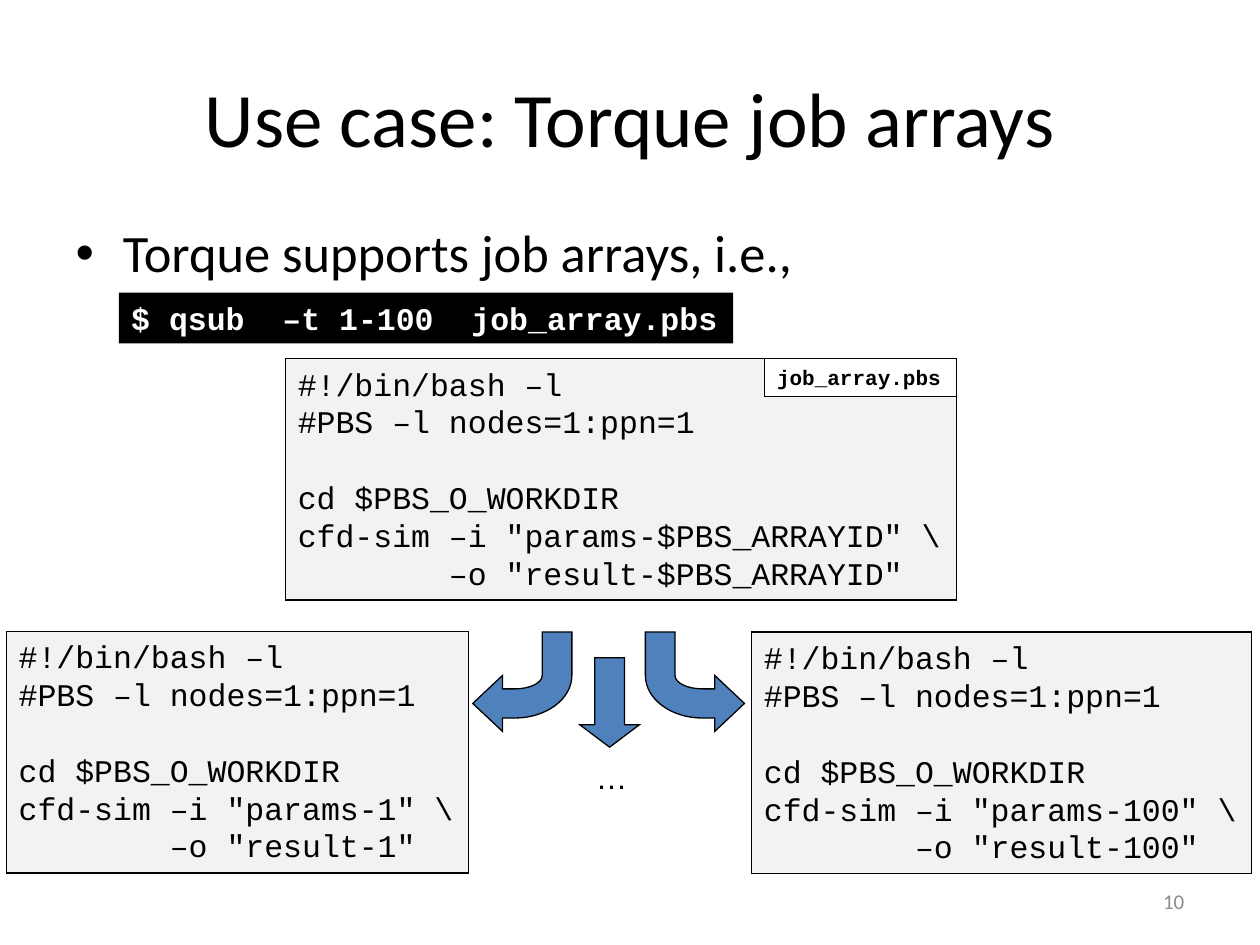
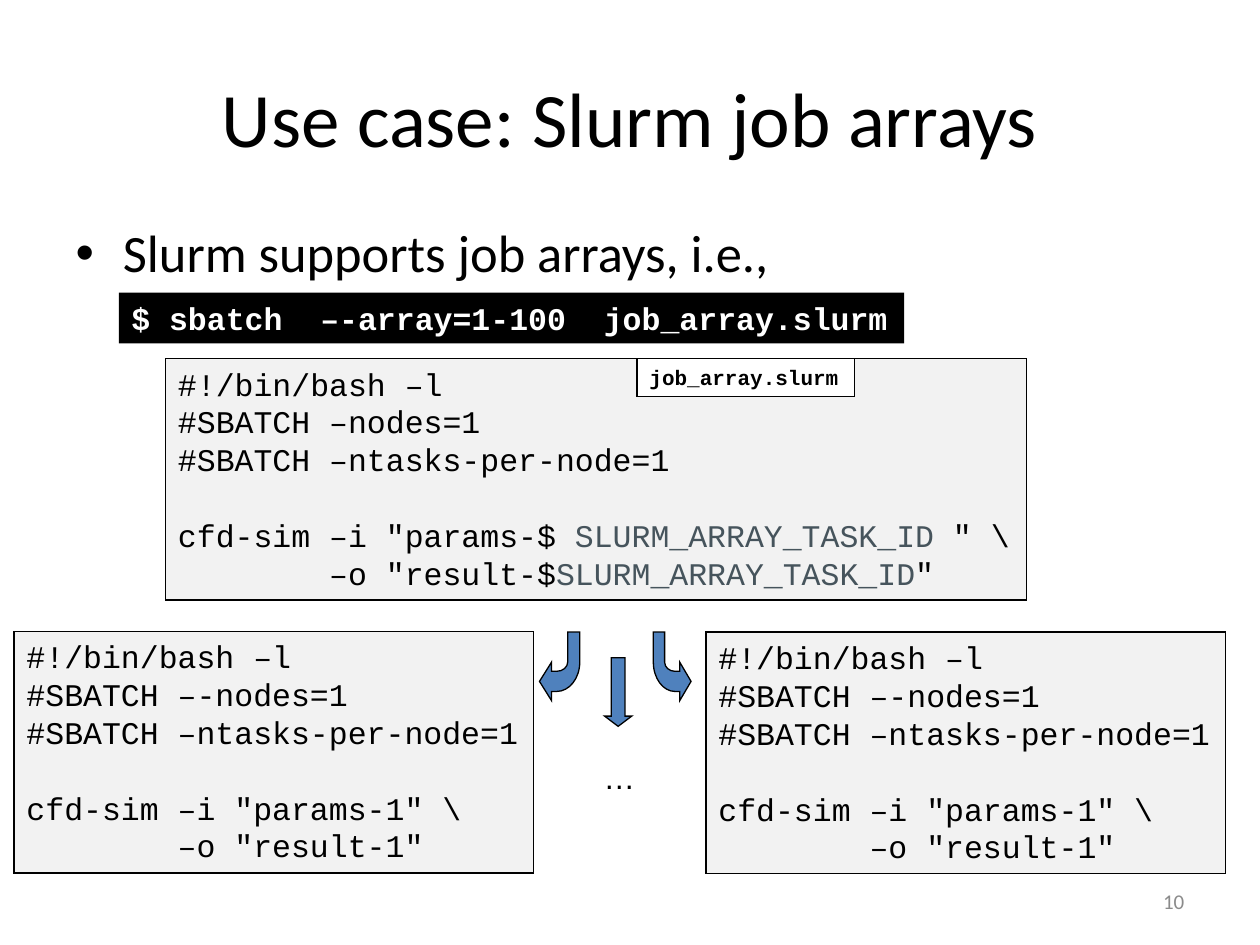
Before and after one commit to gjbex/worker-and-atools, a slide deck: slide 10 of worker_atools.pptx. Drawn at 1260x945 pixels with LibreOffice and Linux fonts; fonts in the diff are those of the drawing. Boxes give left, top, right and bottom in pixels: in the first picture for what was removed or moved away, otherwise in the second. Text is boxed around its words. In the diff, an @@ line names an element or a change of style, - is before the commit and + after.

Commit message:
Adapt worker slides for slurm

```diff
--- a/worker_atools.pptx
+++ b/worker_atools.pptx
@@ title at bbox=[222, 93, 1037, 161]: text changed @@
-Use case: Torque job arrays
+Use case: Slurm job arrays
@@ text at bbox=[123, 235, 769, 281]: text changed @@
-• Torque supports job arrays, i.e.,
+• Slurm supports job arrays, i.e.,
@@ rectangle "$ sbatch –-array=1-100 job_array.slurm": place and size @@
-rectangle "$ sbatch –-array=1-100 job_array.slurm" at bbox=[118, 292, 733, 343]
+rectangle "$ sbatch –-array=1-100 job_array.slurm" at bbox=[118, 292, 903, 343]
@@ text in rectangle at bbox=[169, 307, 888, 337]: text changed @@
-$ qsub –t 1-100 job_array.pbs
+$ sbatch –-array=1-100 job_array.slurm
@@ rectangle "#!/bin/bash –l": place and size @@
-rectangle "#!/bin/bash –l" at bbox=[285, 358, 956, 600]
+rectangle "#!/bin/bash –l" at bbox=[165, 358, 1027, 600]
@@ rectangle "job_array.slurm": place and size @@
-rectangle "job_array.slurm" at bbox=[765, 358, 956, 396]
+rectangle "job_array.slurm" at bbox=[638, 358, 856, 396]
@@ text in rectangle at bbox=[649, 370, 838, 390]: text changed @@
-job_array.pbs
+job_array.slurm
@@ text in rectangle at bbox=[178, 411, 934, 589]: text changed @@
-#PBS –l nodes=1:ppn=1
-cd $PBS_O_WORKDIR
-cfd-sim –i "params-$PBS_ARRAYID" \
-–o "result-$PBS_ARRAYID"
+#SBATCH –nodes=1
+#SBATCH –ntasks-per-node=1
+cfd-sim –i "params-$ SLURM_ARRAY_TASK_ID " \
+–o "result-$SLURM_ARRAY_TASK_ID"
@@ rectangle "#!/bin/bash –l": place and size @@
-rectangle "#!/bin/bash –l" at bbox=[6, 631, 469, 873]
+rectangle "#!/bin/bash –l" at bbox=[14, 631, 533, 873]
@@ freeform shape: place and size @@
-freeform shape at bbox=[472, 633, 572, 732]
+freeform shape at bbox=[539, 633, 580, 701]
@@ down arrow: place and size @@
-down arrow at bbox=[580, 658, 639, 747]
+down arrow at bbox=[605, 658, 633, 726]
@@ freeform shape: place and size @@
-freeform shape at bbox=[645, 633, 745, 732]
+freeform shape at bbox=[654, 633, 692, 701]
@@ rectangle "#!/bin/bash –l": place and size @@
-rectangle "#!/bin/bash –l" at bbox=[751, 633, 1251, 874]
+rectangle "#!/bin/bash –l" at bbox=[706, 633, 1225, 874]
@@ text in rectangle at bbox=[26, 684, 518, 827]: text changed @@
-#PBS –l nodes=1:ppn=1
-cd $PBS_O_WORKDIR
-cfd-sim –i "params-1" \
+#SBATCH –-nodes=1
+#SBATCH –ntasks-per-node=1
+cfd-sim –i "params-1" \
@@ text in rectangle at bbox=[718, 684, 1210, 859]: text changed @@
-#PBS –l nodes=1:ppn=1
-cd $PBS_O_WORKDIR
-cfd-sim –i "params-100" \
-–o "result-100"
+#SBATCH –-nodes=1
+#SBATCH –ntasks-per-node=1
+cfd-sim –i "params-1" \
+–o "result-1"
@@ text "…": place and size @@
-text "…" at bbox=[583, 751, 640, 801]
+text "…" at bbox=[591, 751, 648, 801]
```
Also in this commit, not shown: 13 other slides changed, 2 slides removed.
